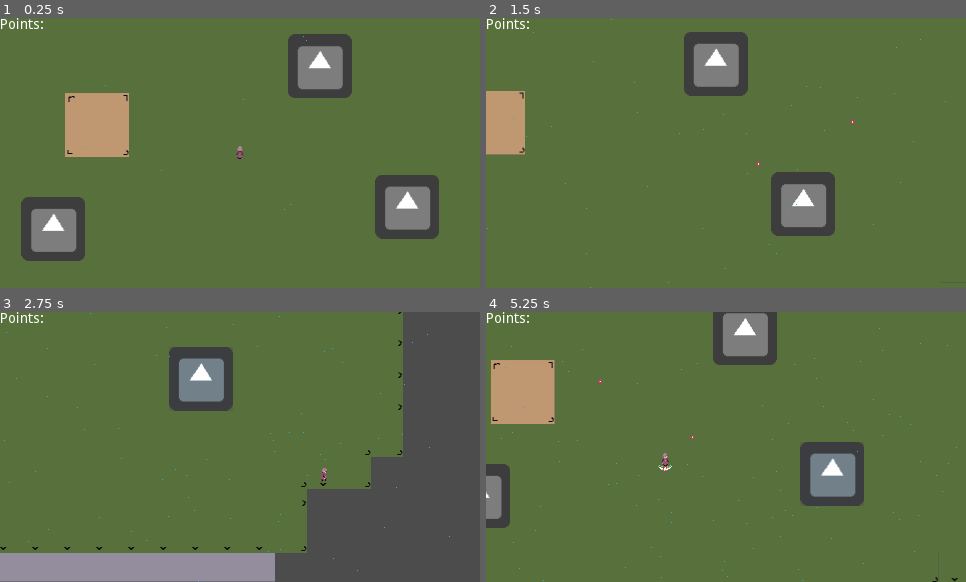
Above: before the commit, frames 1-4 (two rows, left to right).
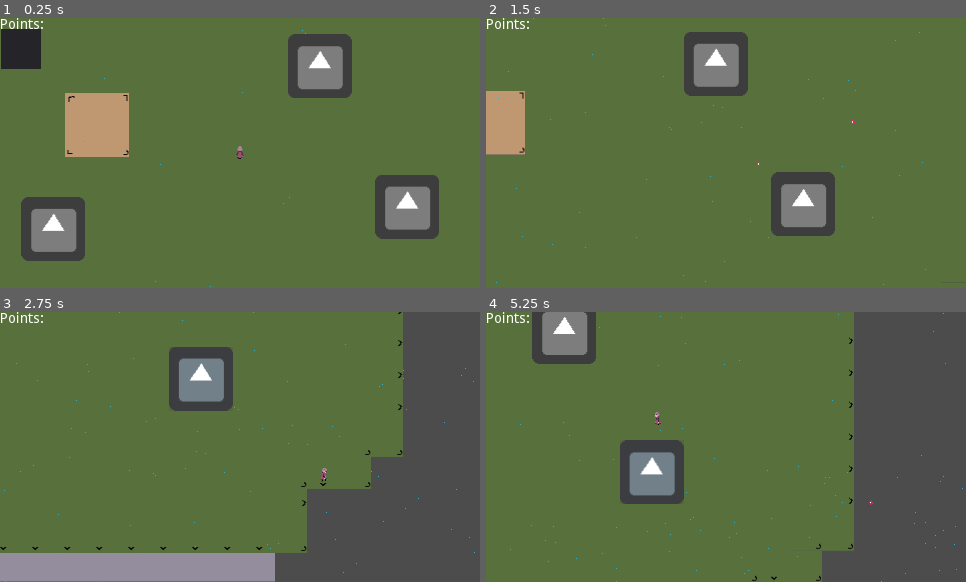
Above: after the commit, the same moments.

Repository: Struckdown/AGJ2020
Game: Godot game, scene res://Scenes/World.tscn
Same seed, same stepped clock (60 frames per second), same inputs: the game is played once before the commit and once after it. The engine's default icon, where the game draws it, is replaced by a stand-in: a white triangle on a blue panel in a dark square.
Inputs (mouse positions are in pixels of both pictures, inside the frame that each line leads up to):
- Up to frame 1 (0.25 s): no input
- Up to frame 2 (1.5 s): move the mouse to (831, 139) at 0.52 s; hold D (right) 0.53-1.28 s; click (831, 139) at 0.6 s; move the mouse to (630, 166) at 1.27 s; hold S (down) from 1.28 s (still down); click (630, 166) at 1.35 s
- Up to frame 3 (2.75 s): move the mouse to (288, 387) at 2.02 s; release S (down) at 2.03 s; hold D (right) from 2.03 s (still down); click (288, 387) at 2.1 s
- Up to frame 4 (5.25 s): move the mouse to (702, 501) at 2.77 s; release D (right) at 2.78 s; hold W (up) 2.78-3.53 s; click (702, 501) at 2.85 s; move the mouse to (870, 487) at 3.52 s; hold A (left) 3.53-5.03 s; click (870, 487) at 3.6 s; tap Escape (pause, bound only after the commit) at 4.15 s; move the mouse to (582, 406) at 4.27 s; click (582, 406) at 4.35 s; move the mouse to (750, 447) at 5.02 s; hold S (down) from 5.03 s (still down); click (750, 447) at 5.1 s

The runs differ from the first frame. In frame 1, 1.2% of the frame differs, in the area x 0-64%, y 4-100%; in frame 2, less than 0.1%; in frame 3, 0.1%; in frame 4, 39%, in the area x 0-100%, y 0-100%.

Commit message:
Adding rudimentary pause functionality

Diff:
--- a/src/Scenes/World.tscn
+++ b/src/Scenes/World.tscn
@@ -18,6 +18,29 @@
 orbit_velocity_random = 0.0
 color = Color( 0.207843, 0.682353, 0.780392, 1 )
 
+[sub_resource type="GDScript" id=2]
+script/source = "extends Control
+
+
+# Declare member variables here. Examples:
+# var a = 2
+# var b = \"text\"
+
+
+# Called when the node enters the scene tree for the first time.
+func _ready():
+	pass # Replace with function body.
+
+var is_paused = false
+
+# Called every frame. 'delta' is the elapsed time since the previous frame.
+func _process(delta):
+	if Input.is_action_just_pressed(\"pause\"):
+		is_paused = not is_paused
+		get_tree().paused = is_paused
+
+"
+
 [node name="World" type="Node2D"]
 __meta__ = {
 "_edit_lock_": true
@@ -36,6 +59,14 @@
 position = Vector2( 238.52, 123.967 )
 scale = Vector2( 0.315819, 0.315819 )
 
+[node name="Particles2D" type="Particles2D" parent="Character"]
+position = Vector2( -1.4071, 92.6234 )
+scale = Vector2( 3.16637, 3.16637 )
+amount = 600
+lifetime = 5.0
+local_coords = false
+process_material = SubResource( 1 )
+
 [node name="ColorableObject3" parent="." instance=ExtResource( 3 )]
 position = Vector2( 318.272, 37.2175 )
 
@@ -50,8 +81,15 @@
 [node name="LevelManager" parent="." instance=ExtResource( 4 )]
 UI_Path = NodePath("../UI")
 
-[node name="Particles2D" type="Particles2D" parent="."]
-position = Vector2( 239.282, 159.955 )
-amount = 600
-lifetime = 5.0
-process_material = SubResource( 1 )
+[node name="Pause Control" type="Control" parent="."]
+pause_mode = 2
+margin_right = 40.0
+margin_bottom = 40.0
+script = SubResource( 2 )
+__meta__ = {
+"_edit_use_anchors_": false
+}
+
+[node name="Panel" type="Panel" parent="Pause Control"]
+margin_right = 40.0
+margin_bottom = 40.0
--- /dev/null
+++ b/src/Scripts/Pause Control.gd
@@ -0,0 +1,17 @@
+extends Control
+
+
+# Declare member variables here. Examples:
+# var a = 2
+# var b = "text"
+
+
+# Called when the node enters the scene tree for the first time.
+func _ready():
+	pass # Replace with function body.
+
+
+# Called every frame. 'delta' is the elapsed time since the previous frame.
+func _process(delta):
+	if Input.is_action_just_pressed("pause"):
+		get_tree().paused = not get_tree().paused
--- a/src/project.godot
+++ b/src/project.godot
@@ -58,6 +58,12 @@
 "events": [ Object(InputEventMouseButton,"resource_local_to_scene":false,"resource_name":"","device":0,"alt":false,"shi …(212 unchanged characters)…
  ]
 }
+pause={
+"deadzone": 0.5,
+"events": [ Object(InputEventKey,"resource_local_to_scene":false,"resource_name":"","device":0,"alt":false,"shift":false,"control":false,"meta":false,"command":false,"pressed":false,"scancode":16777217,"unicode":0,"echo":false,"script":null)
+, Object(InputEventKey,"resource_local_to_scene":false,"resource_name":"","device":0,"alt":false,"shift":false,"control":false,"meta":false,"command":false,"pressed":false,"scancode":16777221,"unicode":0,"echo":false,"script":null)
+ ]
+}
 
 [rendering]
 
Not shown: 1 places in src/Scenes/World.tscn that only renumber resources
